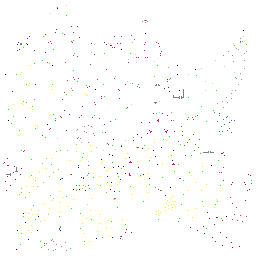
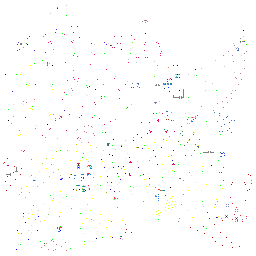
Revision of a layered 256px x 256px image; what changed, layer by layer:
showed "doodads" over [33, 41, 247, 232]
